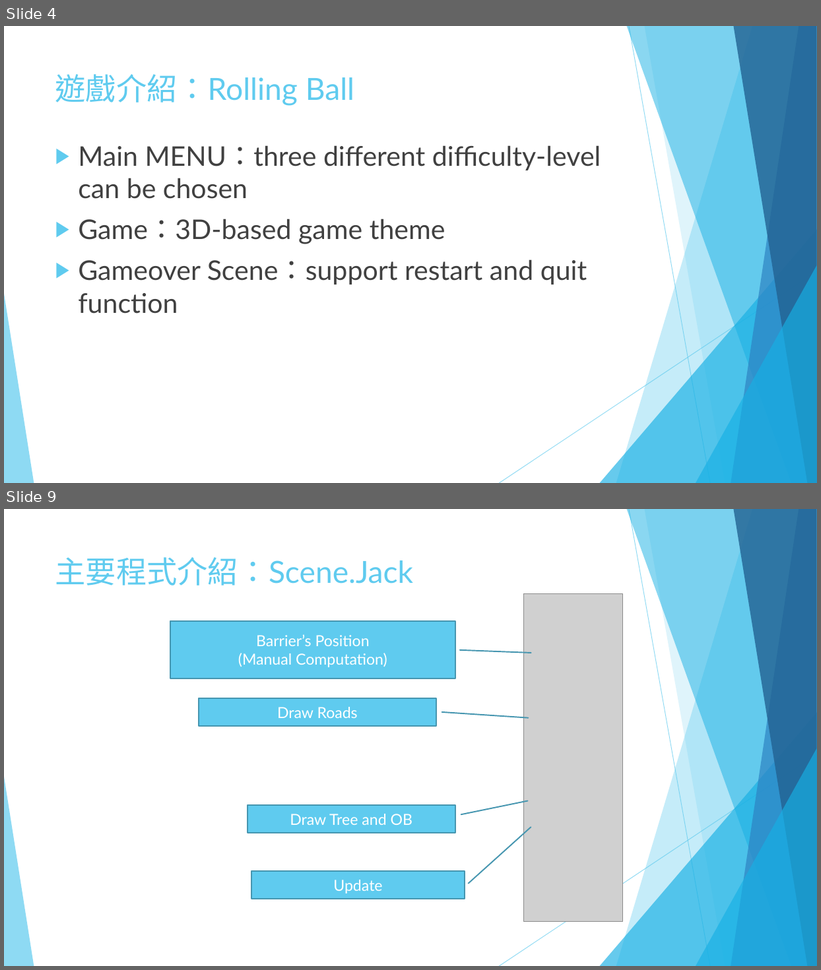
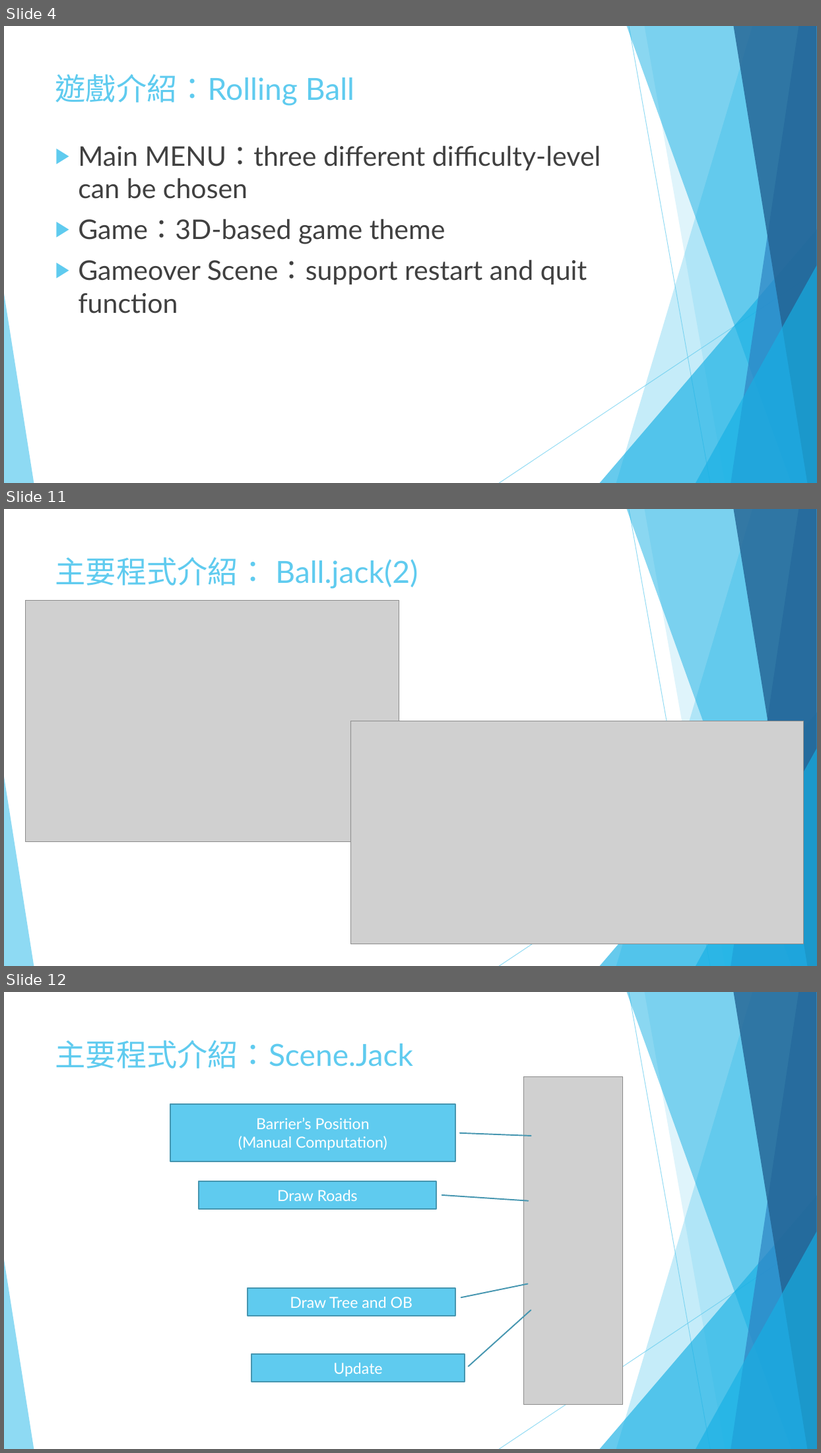
Before and after one commit to alechuang98/ComputerIntroduction, a slide deck: introCS_PST.pptx. Shown one above the other, each under a label of ours: slides 4 and 9 before the commit, slides 4, 11 and 12 after it; the slides between them are not shown. The pictures are 821x970 and 821x1453 pixels, drawn with LibreOffice and Linux fonts; fonts in the diff are those of the drawing; grey boxes stand for pictures. Boxes give left, top, right and bottom in pixels: in the first picture for what was removed or moved away, otherwise in the second. Text is boxed around its words. In the diff, an @@ line names an element or a change of style, - is before the commit and + after.

```diff
--- a/introCS_PST.pptx
+++ b/introCS_PST.pptx
@@ slide 11 added at [4, 509, 817, 966], background #FFFFFF; not listed: 10 template elements that a slide beside it also shows @@
@@ title added at [55, 557, 418, 589], 36 pt, text #5FCBEF @@
+主要程式介紹： Ball.jack(2)
@@ picture added at [25, 601, 399, 842] @@
@@ picture added at [351, 722, 804, 945] @@
@@ what was slide 9 is now slide 12 @@
```
Also in this commit, not shown: 7 slides changed, 2 other slides added.
